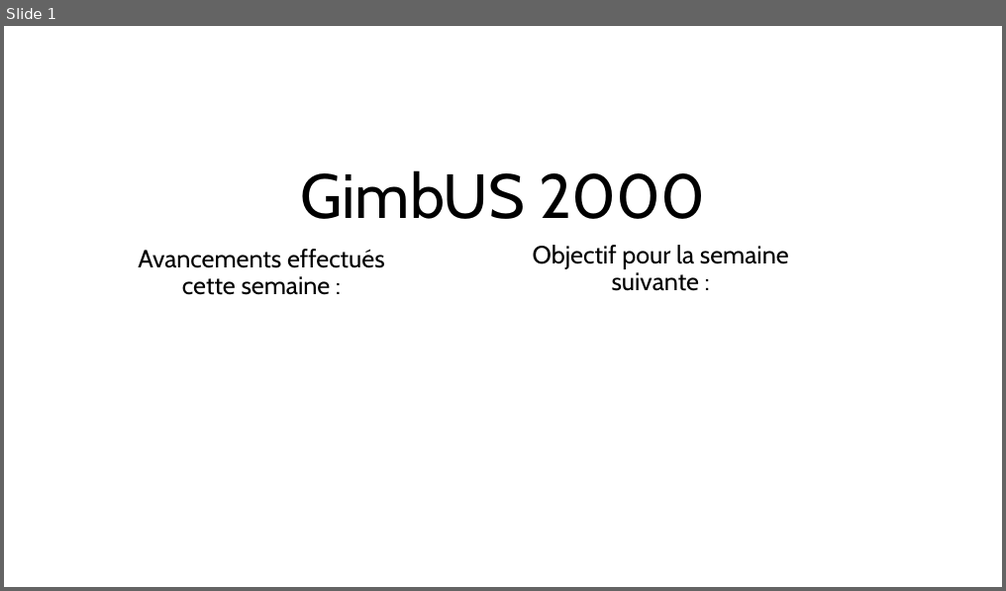
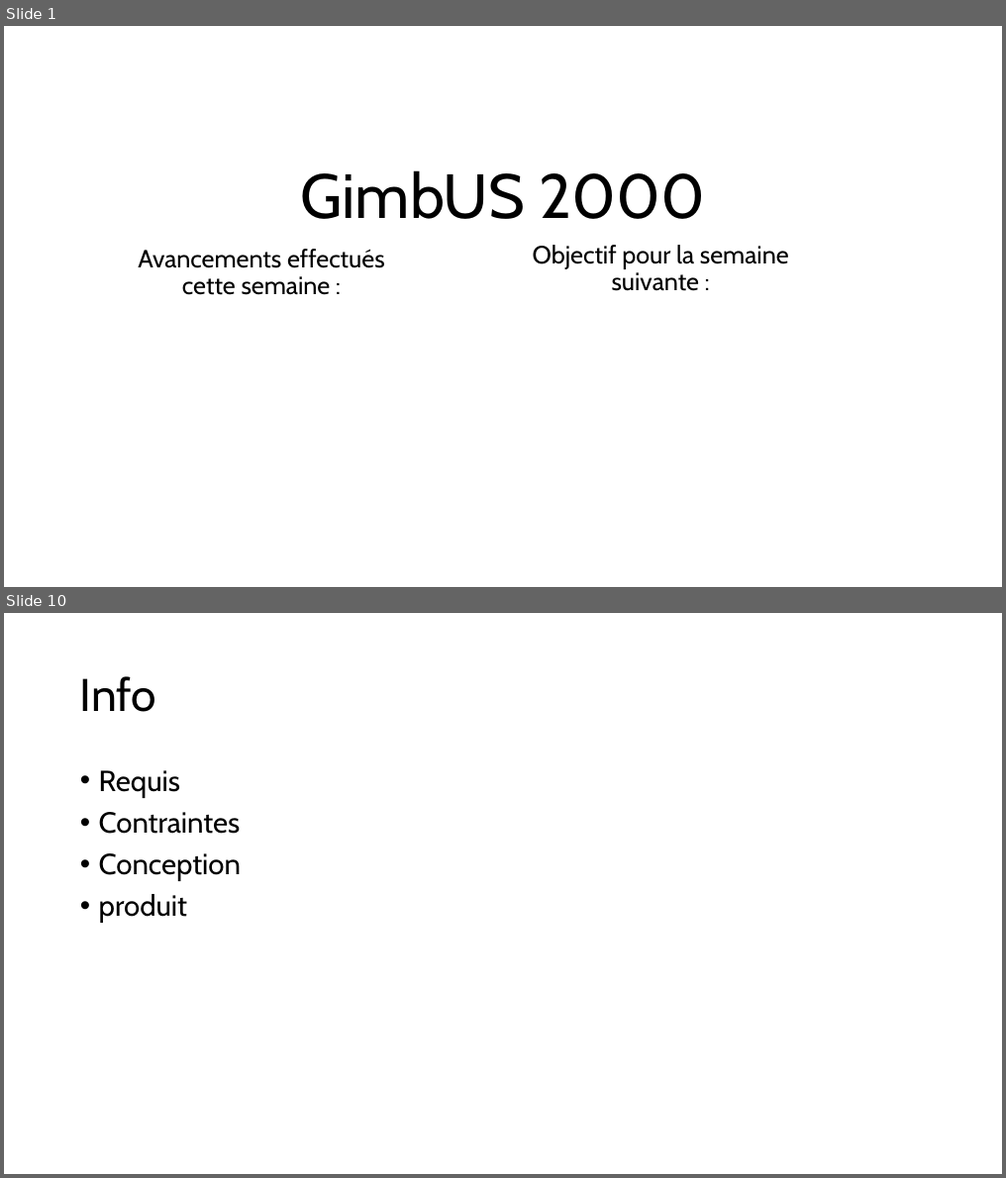
Before and after one commit to BuzzLaiclere03/BallUS, a slide deck: Tableau de bord/Tableau de bord semaine 4.pptx. Shown one above the other, each under a label of ours: slide 1 before the commit, slides 1 and 10 after it; the slides between them are not shown. The pictures are 1006x591 and 1006x1178 pixels, drawn with LibreOffice and Linux fonts; fonts in the diff are those of the drawing. Boxes give left, top, right and bottom in pixels: in the first picture for what was removed or moved away, otherwise in the second. Text is boxed around its words. In the diff, an @@ line names an element or a change of style, - is before the commit and + after.

```diff
--- a/Tableau de bord/Tableau de bord semaine 4.pptx
+++ b/Tableau de bord/Tableau de bord semaine 4.pptx
@@ slide 10 added at (x1=4, y1=613, x2=1002, y2=1174), background #FFFFFF @@
@@ title added at (x1=80, y1=676, x2=156, y2=712), 44 pt, text #000000 @@
+Info
@@ text added at (x1=99, y1=770, x2=241, y2=923), 28 pt, text #000000 @@
+• Requis
+• Contraintes
+• Conception
+• produit
```
Also in this commit, not shown: 10 other slides added, 5 other files.
